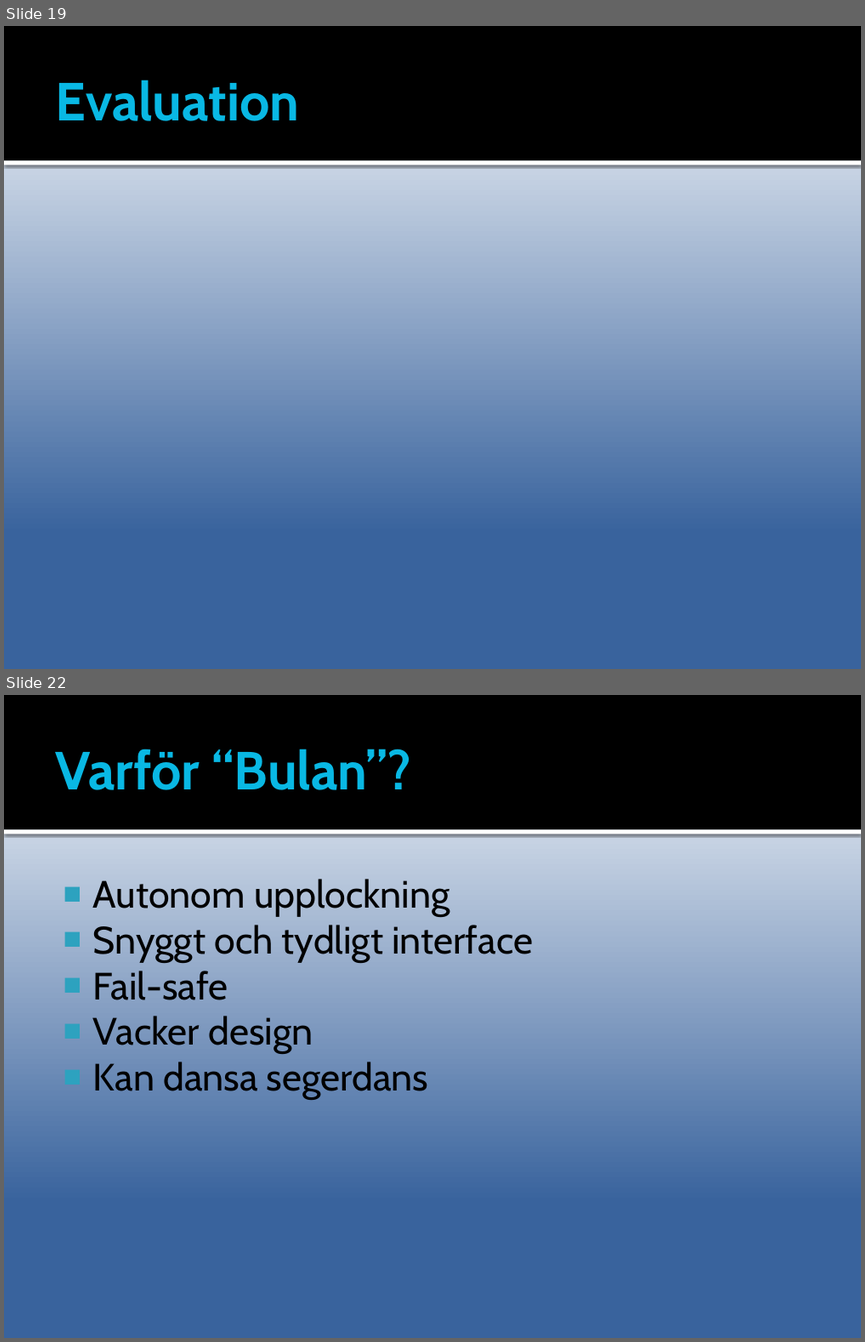
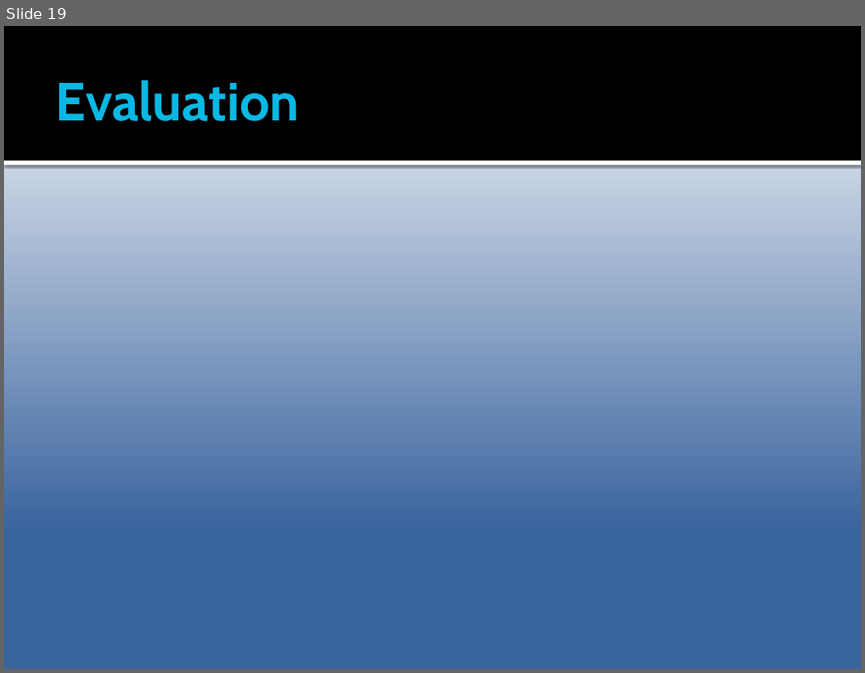
Before and after one commit to Epipolarna/Tracking, a slide deck: Documentation/TSBB15prez.pptx. Shown one above the other, each under a label of ours: slides 19 and 22 before the commit, slide 19 after it; the slides between them are not shown. The pictures are 865x1342 and 865x673 pixels, drawn with LibreOffice and Linux fonts; fonts in the diff are those of the drawing; grey boxes stand for pictures. Boxes give left, top, right and bottom in pixels: in the first picture for what was removed or moved away, otherwise in the second. Text is boxed around its words. In the diff, an @@ line names an element or a change of style, - is before the commit and + after.

```diff
--- a/Documentation/TSBB15prez.pptx
+++ b/Documentation/TSBB15prez.pptx
@@ slide 22 removed at (x1=4, y1=695, x2=861, y2=1338), background gradient #FFFFFF to #39639D; not listed: 2 template elements that a slide beside it also shows @@
@@ title removed at (x1=55, y1=749, x2=411, y2=790) @@
-Varför “Bulan”?
@@ text removed at (x1=93, y1=879, x2=533, y2=1099) @@
-■ Autonom upplockning
-■ Snyggt och tydligt interface
-■ Fail-safe
-■ Vacker design
-■ Kan dansa segerdans
```
Also in this commit, not shown: 7 slides changed, 3 slides added, 5 other slides removed.
